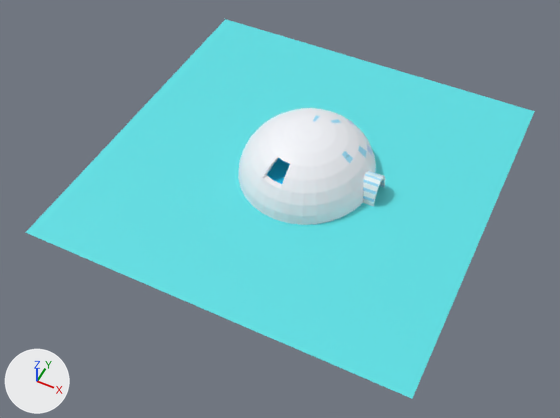
An edit to the glTF model glbigloo/igloo.loft.gltf, drawn before and after from the same camera.
Before and after are seen from a 50 mm camera at (21.2, -79.0, 87.3) aimed at (-14.5, -7.6, -1.9). Lighting does not change. The marker at lower left points along +X, +Y and +Z. Where no turn or scale is listed for an object, it has been applied to the vertices.

Script lines for the objects in view, before the commit:
```python
me_cube_001 = bpy.data.meshes.new('Cube.001')
me_cube_001.from_pydata(...)  # 8 vertices, 12 faces; spans x -30.0..30.0, y -30.0..30.0, z 0.0
me_cube_001.materials.append(mat_material_001)  # picture img_igloo_12
me_cylinder = bpy.data.meshes.new('Cylinder')
me_cylinder.from_pydata(...)  # 610 vertices, 1146 faces; spans x -1.2..1.1, y -1.1..1.1, z -18.0..24.9
# faces by material slot: [62, 128, 956]
me_cylinder.materials.append(mat_material_004)  # picture img_screen_shot_2022_08_23_at_10_15_28_am
me_cylinder.materials.append(mat_material)  # picture img_igloodoor
me_cylinder.materials.append(mat_material_002)  # picture img_igloo_25
ob_cube = bpy.data.objects.new('Cube', me_cube_001)
ob_cube.location = (-15.0, 0.0, 0.0)
ob_cylinder = bpy.data.objects.new('Cylinder', me_cylinder)
ob_cylinder.location = (-12.2, 0.0, 3.6)
ob_cylinder.scale = (10.0, 10.0, 0.2)
```
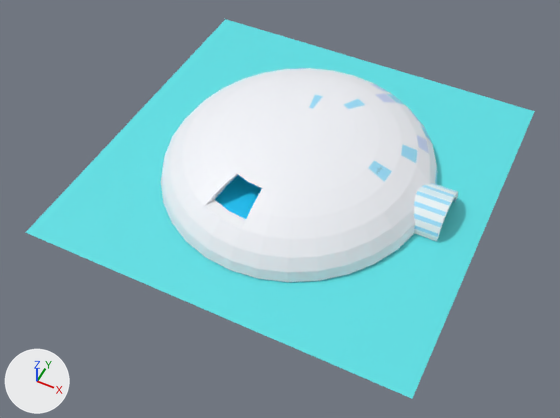
What differs and where, as boxes (x1, y1, x2, y2) in the pictures (560 x 418 px):
'Cylinder', moved, rescaled (101% wider, 82% taller)
    before: (238, 108, 385, 225)
    after: (161, 68, 458, 282)

Edits to the bpy script that builds the scene:
```text
Change ob_cylinder:
    ob_cylinder.location: (-12.2, 0.0, 3.6) -> (-12.2, 0.0, 3.8)
    ob_cylinder.scale: (10.0, 10.0, 0.2) -> (20.0, 20.0, 0.2)
```
